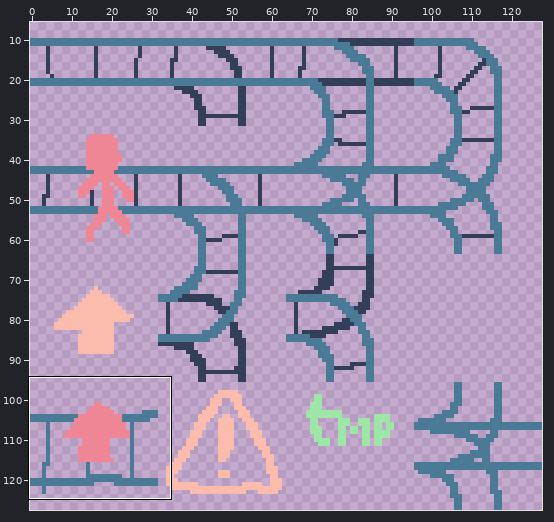
Two states of a pixel-art file, assets/images/tilemap-smaller.aseprite. The first picture is a wide view before the edit; the outline marks the close-up.
Close-up. First the earlier version:
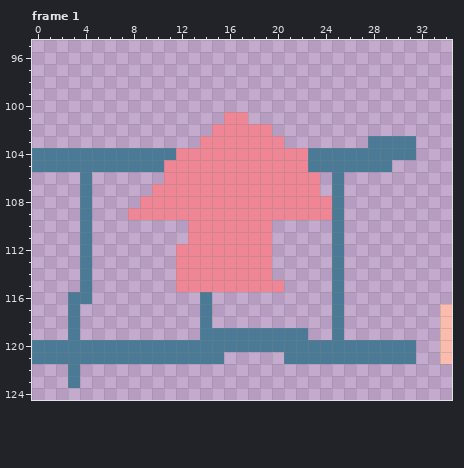
128x128 pixels, 2 frames. Shown: frame 1: x 0..34, y 95..124. The wide view leaves out empty margins. The commit also changed other frames or places, which this record leaves out.
New version:
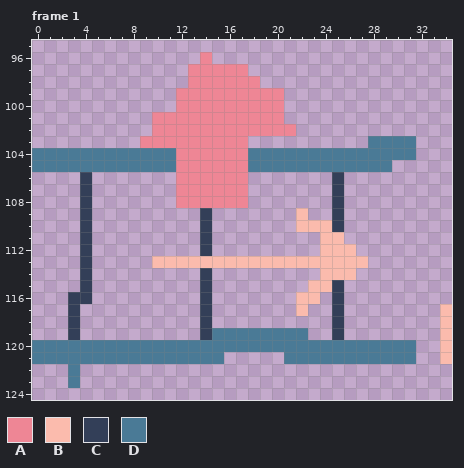
Palette (. is transparent): A #ee8695  B #fbbbad  C #333f58  D #4a7a96
Difference:
--- frame 1, layer "Front"
@@ x 0..34 @@
  95 ...................................
- 96 ...................................
- 97 ...................................
- 98 ...................................
- 99 ...................................
-100 ...................................
-101 ................AA.................
-102 ...............AAAAA...............
-103 ..............AAAAAAA.......DDDD...
-104 DDDDDDDDDDDDAAAAAAAAAAADDDDDDDDD...
-105 DDDDDDDDDDDAAAAAAAAAAAADDDDDDD.....
-106 ....D......AAAAAAAAAAAAA.D.........
-107 ....D.....AAAAAAAAAAAAAA.D.........
-108 ....D....AAAAAAAAAAAAAAAAD.........
-109 ....D...AAAAAAAAAAAAAAAAAD.........
-110 ....D........AAAAAAA.....D.........
-111 ....D........AAAAAAA.....D.........
-112 ....D.......AAAAAAAA.....D.........
-113 ....D.......AAAAAAAA.....D.........
-114 ....D.......AAAAAAAA.....D.........
-115 ....D.......AAAAAAAAA....D.........
-116 ...DD.........D..........D.........
-117 ...D..........D..........D........B
-118 ...D..........D..........D........B
-119 ...D..........DDDDDDDDD..D........B
+ 96 ..............A....................
+ 97 .............AAAAA.................
+ 98 .............AAAAAA................
+ 99 ............AAAAAAAAA..............
+100 ............AAAAAAAAA..............
+101 ..........AAAAAAAAAAA..............
+102 ..........AAAAAAAAAAAA.............
+103 .........AAAAAAAAA..........DDDD...
+104 DDDDDDDDDDDDAAAAAADDDDDDDDDDDDDD...
+105 DDDDDDDDDDDDAAAAAADDDDDDDDDDDD.....
+106 ....C.......AAAAAA.......C.........
+107 ....C.......AAAAAA.......C.........
+108 ....C.......AAAAAA.......C.........
+109 ....C.........C.......B..C.........
+110 ....C.........C.......BBBC.........
+111 ....C.........C.........BB.........
+112 ....C.........C.........BBB........
+113 ....C.....BBBBBBBBBBBBBBBBBB.......
+114 ....C.........C.........BBB........
+115 ....C.........C........BBC.........
+116 ...CC.........C.......BB.C.........
+117 ...C..........C.......B..C........B
+118 ...C..........C..........C........B
+119 ...C..........CDDDDDDDD..C........B
 120 DDDDDDDDDDDDDDDDDDDDDDDDDDDDDDDD..B
Boxes around the changes in both close-ups, in picture pixels (x1, y1, x2, y2):
changed: (68, 52, 368, 340)
